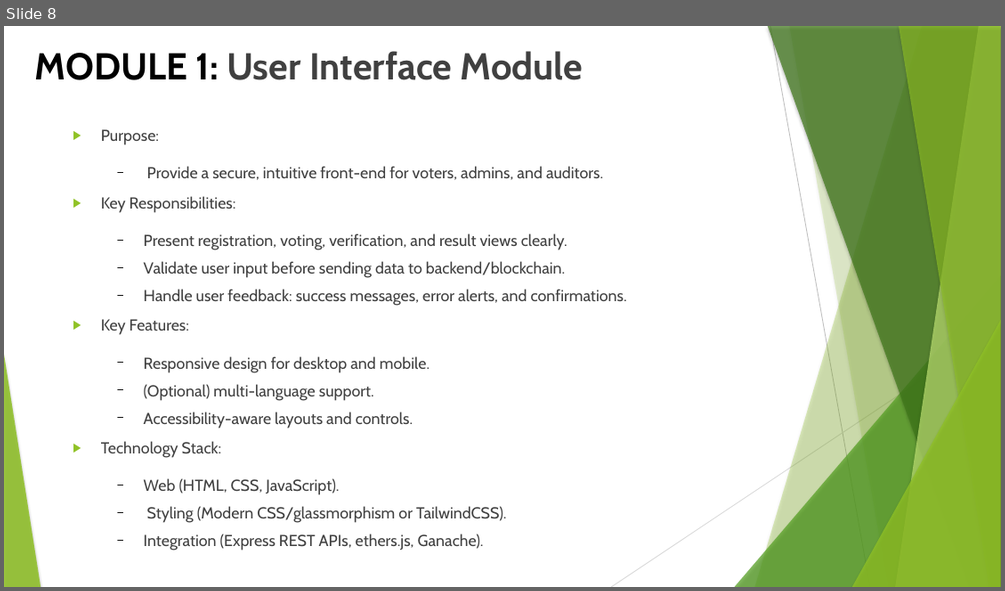
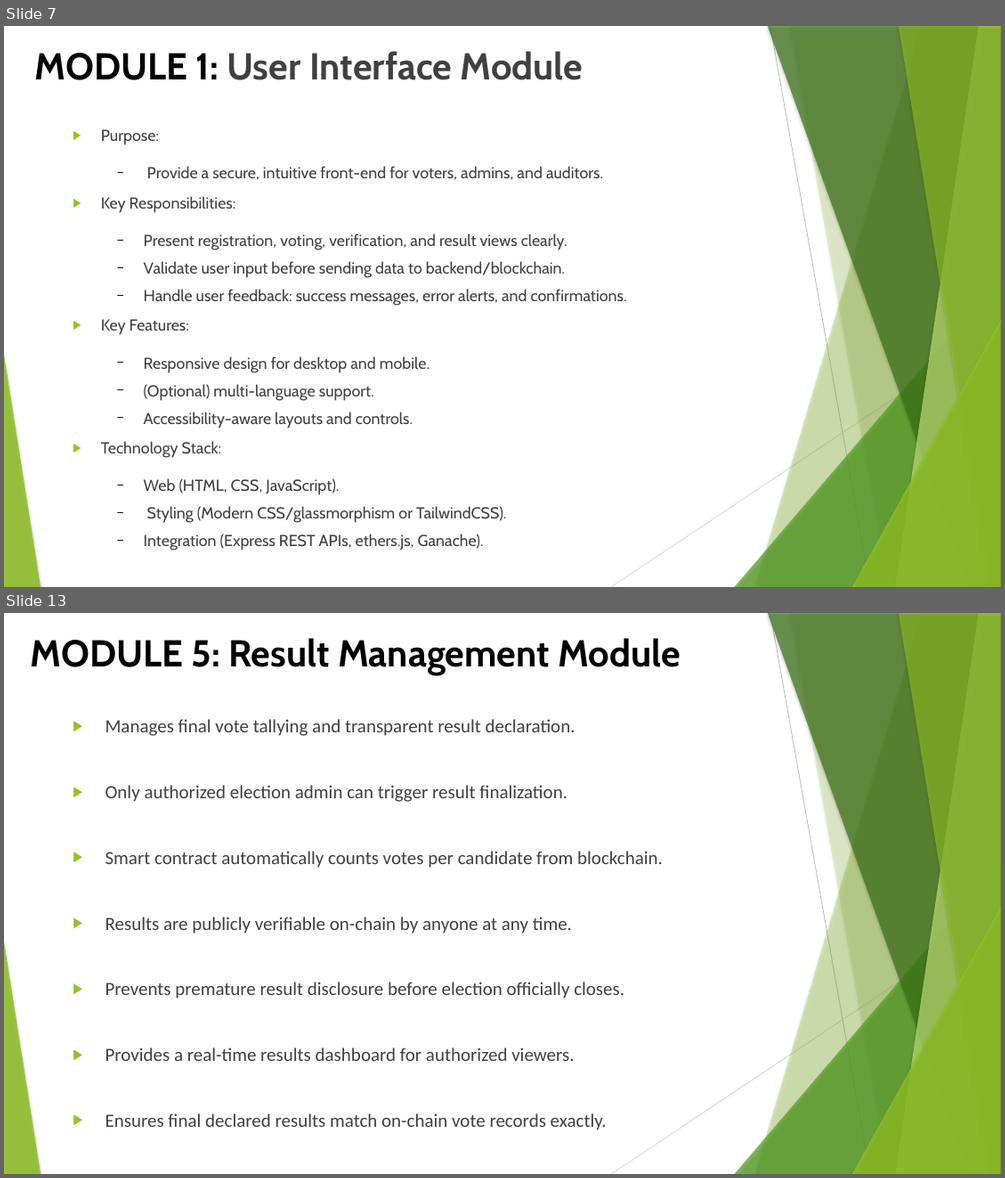
Before and after one commit to SridharanThangaraji/blockchain-voting, a slide deck: docs/blockchain-voting-review-II.pptx. Shown one above the other, each under a label of ours: slide 8 before the commit, slides 7 and 13 after it; the slides between them are not shown. The pictures are 1005x591 and 1005x1178 pixels, drawn with LibreOffice and Linux fonts; fonts in the diff are those of the drawing. Boxes give left, top, right and bottom in pixels: in the first picture for what was removed or moved away, otherwise in the second. Text is boxed around its words. In the diff, an @@ line names an element or a change of style, - is before the commit and + after.

```diff
--- a/docs/blockchain-voting-review-II.pptx
+++ b/docs/blockchain-voting-review-II.pptx
@@ slide 13 added at (4, 613, 1001, 1174), background #FFFFFF; not listed: 10 template elements that a slide beside it also shows @@
@@ title added at (30, 638, 680, 675), 36 pt, text #000000, bold @@
+MODULE 5: Result Management Module
@@ text added at (105, 719, 663, 1130), 18 pt, text #404040 @@
+▶ Manages final vote tallying and transparent result declaration.
+▶ Only authorized election admin can trigger result finalization.
+▶ Smart contract automatically counts votes per candidate from blockchain.
+▶ Results are publicly verifiable on-chain by anyone at any time.
+▶ Prevents premature result disclosure before election officially closes.
+▶ Provides a real-time results dashboard for authorized viewers.
+▶ Ensures final declared results match on-chain vote records exactly.
@@ what was slide 8 is now slide 7 @@
```
Also in this commit, not shown: 7 other slides changed, 9 other slides added, 7 slides removed, 1 other file.
